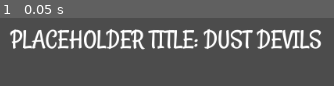
Above: before the commit, frame 1.
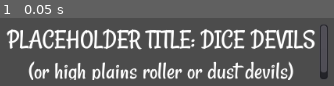
Above: after the commit, the same moment.

Repository: id-be/GMTK2022
Game: Godot game, scene res://Scenes/Title.tscn
Two runs of this game, one before a commit and one after it. Both use one fixed random seed, a clock stepped at 60 frames per second and the inputs below.
Inputs:
- Up to frame 1 (0.05 s): no input

The runs differ from the first frame. In frame 1, 27% of the frame differs, in the area x 1-99%, y 10-92%.

Commit message:
sfx added

Diff:
--- a/Scenes/Globals.tscn
+++ b/Scenes/Globals.tscn
@@ -1,8 +1,7 @@
-[gd_scene load_steps=4 format=2]
+[gd_scene load_steps=3 format=2]
 
 [ext_resource path="res://Scripts/Globals.gd" type="Script" id=1]
 [ext_resource path="res://Assets/Sound/Music/Drifter.mp3" type="AudioStream" id=2]
-[ext_resource path="res://Scenes/SFX.gd" type="Script" id=3]
 
 [node name="Node" type="Node"]
 script = ExtResource( 1 )
@@ -11,7 +10,4 @@
 stream = ExtResource( 2 )
 volume_db = -23.227
 
-[node name="SFX" type="AudioStreamPlayer" parent="."]
-script = ExtResource( 3 )
-
 [node name="DiceHandler" type="Node" parent="."]
--- a/Scenes/SFX.gd
+++ /dev/null
@@ -1,15 +0,0 @@
-extends AudioStreamPlayer
-
-
-onready var sfx = ["res://Assets/Sound/SFX/AdamSandlersClick.ogg"]
-onready var draws = [ "res://Assets/Sound/SFX/Draw1.ogg", "res://Assets/Sound/SFX/Draw2.ogg", \
-"res://Assets/Sound/SFX/Draw3.ogg", "res://Assets/Sound/SFX/Draw4.ogg", \
-"res://Assets/Sound/SFX/Draw5.ogg"]
-
-func _ready():
-	pass # Replace with function body.
-
-
-# Called every frame. 'delta' is the elapsed time since the previous frame.
-#func _process(delta):
-#	pass
--- a/Scenes/Title.tscn
+++ b/Scenes/Title.tscn
@@ -42,8 +42,10 @@
 margin_right = 208.0
 margin_bottom = 200.0
 bbcode_enabled = true
-bbcode_text = "[center]PLACEHOLDER TITLE: DUST DEVILS"
-text = "PLACEHOLDER TITLE: DUST DEVILS"
+bbcode_text = "[center]PLACEHOLDER TITLE: DICE DEVILS
+(or high plains roller or dust devils)"
+text = "PLACEHOLDER TITLE: DICE DEVILS
+(or high plains roller or dust devils)"
 
 [connection signal="pressed" from="VBoxContainer/Start" to="." method="_on_Start_pressed"]
 [connection signal="pressed" from="VBoxContainer/Credits" to="." method="_on_Credits_pressed"]
--- a/Scenes/Town.tscn
+++ b/Scenes/Town.tscn
@@ -10,6 +10,7 @@
 [ext_resource path="res://Dump/Environment/CactusOrb.glb" type="PackedScene" id=8]
 [ext_resource path="res://Scenes/MesaModel.tscn" type="PackedScene" id=9]
 [ext_resource path="res://Scenes/BulletPicker.tscn" type="PackedScene" id=10]
+[ext_resource path="res://Scenes/RollScene.tscn" type="PackedScene" id=11]
 
 [sub_resource type="Shader" id=6]
 code = "shader_type canvas_item;
@@ -145,6 +146,9 @@
 pause_mode = 2
 transform = Transform( 1, 0, 0, 0, 1, 0, 0, 0, 1, 0, -229.224, 0 )
 
+[node name="RollScene" parent="." instance=ExtResource( 11 )]
+transform = Transform( 1, 0, 0, 0, 1, 0, 0, 0, 1, 455.829, 0, 0 )
+
 [node name="Timer" type="Timer" parent="."]
 one_shot = true
 
--- a/Scripts/BulletPicker.gd
+++ b/Scripts/BulletPicker.gd
@@ -32,11 +32,14 @@
 
 var selected_dice = ["", "", ""]
 
+signal done_picking
 
 func _ready():
-
 	for die in dice:
 		dice_og_pos.append(die.global_transform.origin)
+
+	if get_parent().name != "root":
+		self.connect("done_picking", get_parent(), "bullets_picked")
 
 	rando.randomize()
 
@@ -65,7 +68,7 @@
 	ray_end = ray_origin + cur_cam.project_ray_normal(mouse_pos)*2000
 	var intersection = space_state.intersect_ray(ray_origin, ray_end)
 	if Input.is_action_just_released("LeftClick"):
-		print(intersection)
+#		print(intersection)
 		if intersection.size() > 0:
 			var die_away = dice.find(intersection.collider)
 			if die_away != null:
@@ -75,26 +78,17 @@
 					selected_dice[select_count] = get_dice_type(dice[die_away].get_name())
 					select_count = select_count + 1
 					if select_count >= 3:
-						print(selected_dice)
+#						print(selected_dice)
+						emit_signal("done_picking")
 						Globals.my_bullets = selected_dice
-						get_tree().change_scene("res://Scenes/Town.tscn")
 
 
 func get_dice_type(dice_name):
-	var first_check = dice_name[dice_name.length()-3]
 	var dice_type = null
-	if first_check == '0':
-		if dice_name[dice_name.length()-4] == '1':
-			dice_type = "d10"
-		else:
-			dice_type = "d20"
-	elif first_check == '2':
-		dice_type = "d12"
-	else:
-		dice_type = "d" + first_check
-	#print(dice_type)
+	dice_name = dice_name.trim_suffix(dice_name[-2] + dice_name[-1])
+	dice_type = dice_name
+	print(dice_type)
 	return dice_type
-
 
 func put_away(my_die):
 	dice[my_die].global_transform.origin = dice_og_pos[my_die]
--- a/Scripts/Globals.gd
+++ b/Scripts/Globals.gd
@@ -4,11 +4,61 @@
 
 var my_bullets
 
+var cur_sfx
+
+var fx = "res://Assets/Sound/SFX/"
+
+var click = [fx+"AdamSandlersClick.ogg"]
+
+var draws = [fx+"Draw1.ogg", fx+"Draw2.ogg",
+fx+"Draw3.ogg", fx+"Draw4.ogg", fx+"Draw5.ogg"]
+
+var cocks = [fx+"Cock1.ogg", fx+"Cock2.ogg",
+fx+"Cock3.ogg", fx+"Cock4.ogg", fx+"Cock5.ogg",
+fx+"Cock6.ogg", fx+"Cock7.ogg", fx+"Cock8.ogg",
+fx+"Cock9.ogg", fx+"Cock10.ogg", fx+"Cock11.ogg",
+fx+"Cock12.ogg"]
+
+var blasts = [fx+"Gunshot1.ogg", fx+"Gunshot2.ogg",
+fx+"Gunshot3.ogg", fx+"Gunshot4.ogg", fx+"Gunshot5.ogg",
+fx+"Gunshot6.ogg", fx+"Gunshot7.ogg", fx+"Gunshot8.ogg",
+fx+"Gunshot9.ogg", fx+"Gunshot10.ogg"]
+
+var shoots = [fx+"ShootNoReverb.ogg",fx+"ShootLiteReverb.ogg",
+fx+"ShootHeavyReverb.ogg"]
+
+export var max_sfx: int = 10
+var sfx_count: int = 0
+
 func _ready():
 	$Music.play()
 	$Music.seek(6)
+
+#	var cur_file = load(draws[0])
+#	stream = cur_file
+#	play()
+#	cur_file = load(shoots[0])
+#	stream = cur_file
+
+
+func play_sfx(sfx: String):
+	var new_player = AudioStreamPlayer.new()
+	new_player.stream = load(sfx)
+	new_player.connect("finished", new_player, "queue_free")
+	new_player.connect("finished", self, "on_sfx_freed")
+	get_tree().get_root().add_child(new_player)
+	cur_sfx = new_player
+	new_player.play()
+
+func on_sfx_freed():
+	print(cur_sfx)
 
 func _input(_event):
 	if OS.is_debug_build():
 		if Input.is_action_just_pressed("DEBUG_QUIT"):
 			get_tree().quit()
+	if Input.is_action_just_pressed("ui_select"):
+		play_sfx(cocks[0])
+#	if Input.is_action_just_pressed("LeftClick"):
+#		for child in get_tree().get_root().get_children():
+#			print(child.name)
--- a/Scripts/RollCheck.gd
+++ b/Scripts/RollCheck.gd
@@ -8,8 +8,9 @@
 
 # Called when the node enters the scene tree for the first time.
 func _ready():
-	pass # Replace with function body.
-
+	if get_parent().name != "root":
+#		print("FUCK")
+		pass
 
 # Called every frame. 'delta' is the elapsed time since the previous frame.
 #func _process(delta):
--- a/Scripts/Town.gd
+++ b/Scripts/Town.gd
@@ -7,11 +7,15 @@
 onready var dam = $UI/Damage
 onready var guy = $"3DGuy"
 onready var pick = $BulletPicker
+onready var town_cam = $Camera
 
 var rollscn
 var bulletpicker
 
+signal done_picking
+
 func _ready():
+	self.connect("done_picking", $BulletPicker, "bullets_picked")
 	pick.set_process(false)
 	$Timer.start()
 	hlth.text = hlth.text + " " + str(i_health)
@@ -29,7 +33,14 @@
 func damage_update(dmg):
 	pass
 
+func bullets_picked():
+	pick.set_process(false)
+	town_cam.current = true
+	guy.is_aiming = true
+
+func swap_to_bullet_loader():
+	pick.cam.current = true
+	pick.set_process(true)
 
 func _on_Timer_timeout():
-	pick.cam.current = true
-	pick.set_process(true)
+	swap_to_bullet_loader()
--- /dev/null
+++ b/default_bus_layout.tres
@@ -0,0 +1,3 @@
+[gd_resource type="AudioBusLayout" format=2]
+
+[resource]
Not shown, changed: Assets/Sound/SFX/AdamSandlersClick.ogg.import
Not shown, added: Assets/Sound/SFX/Bell.ogg.import
Not shown, added: Assets/Sound/SFX/Cock1.ogg.import
Not shown, added: Assets/Sound/SFX/Cock10.ogg.import
Not shown, added: Assets/Sound/SFX/Cock11.ogg.import
Not shown, added: Assets/Sound/SFX/Cock12.ogg.import
Not shown, added: Assets/Sound/SFX/Cock2.ogg.import
Not shown, added: Assets/Sound/SFX/Cock3.ogg.import
Not shown, added: Assets/Sound/SFX/Cock4.ogg.import
Not shown, added: Assets/Sound/SFX/Cock5.ogg.import
Not shown, added: Assets/Sound/SFX/Cock6.ogg.import
Not shown, added: Assets/Sound/SFX/Cock7.ogg.import
(and 55 more such lines)
